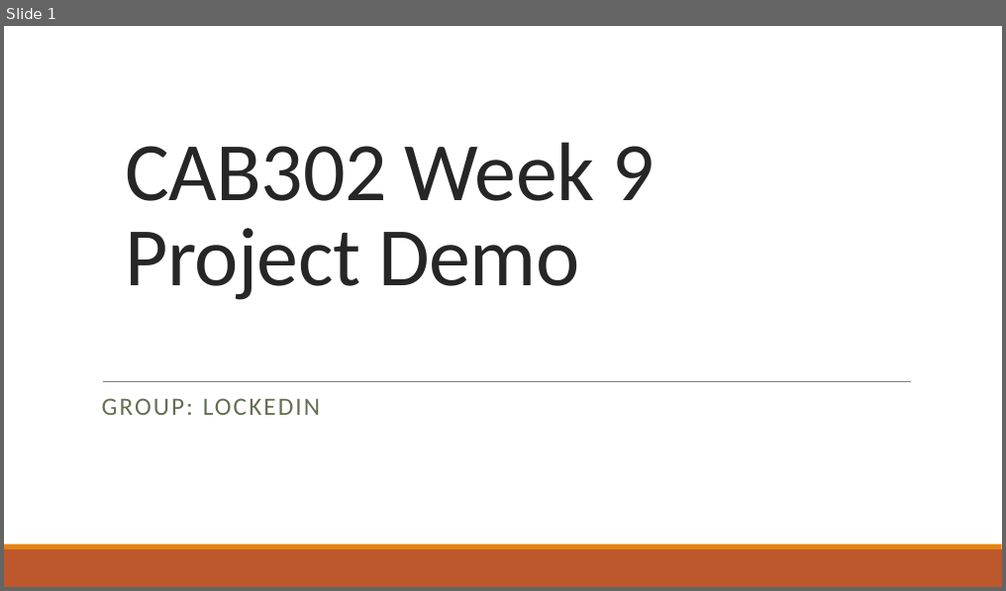
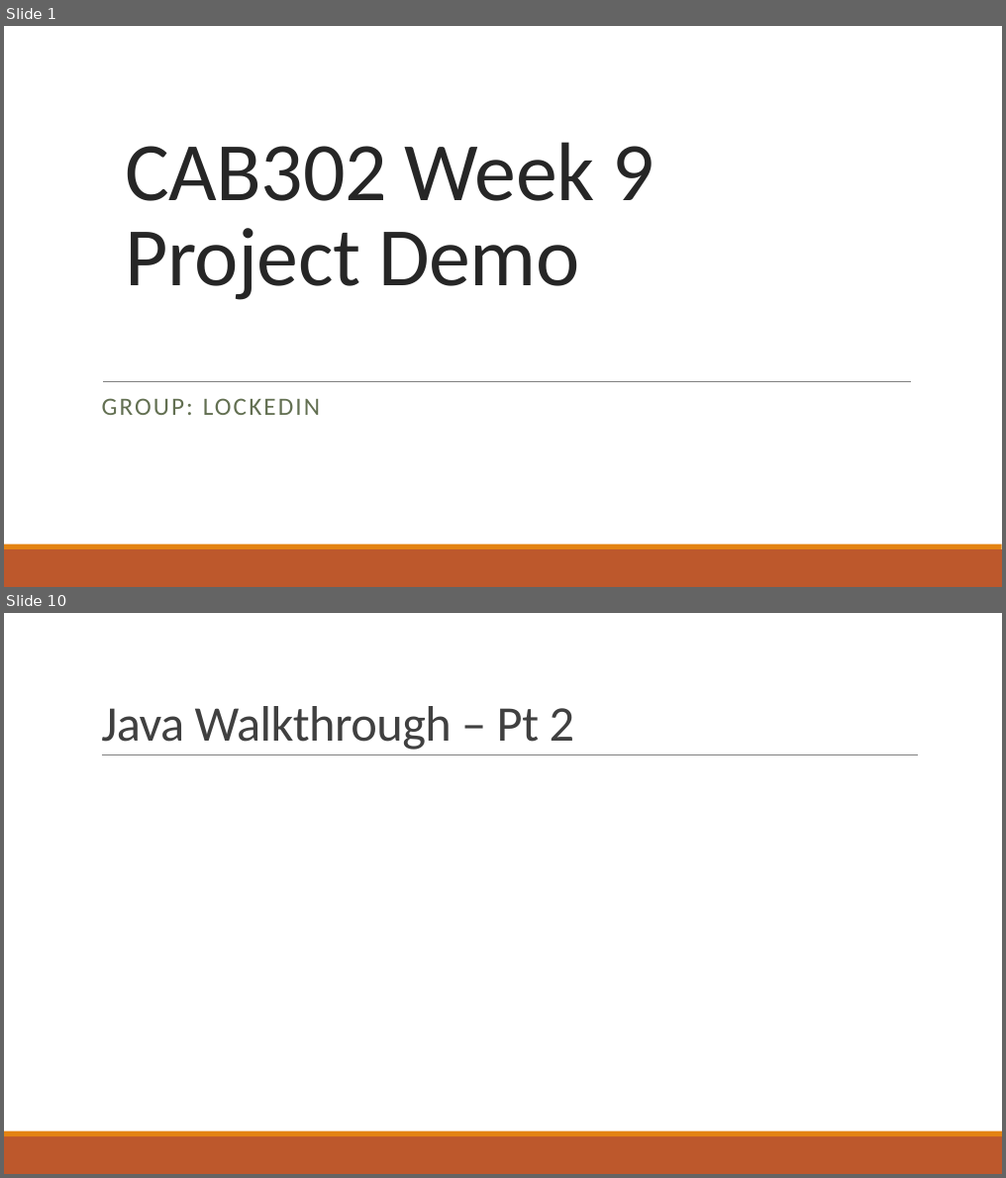
Before and after one commit to Kipkangaroo/CAB302_Project, a slide deck: Resources/Week 9 Video/Week 9 Video Presentation.pptx. Shown one above the other, each under a label of ours: slide 1 before the commit, slides 1 and 10 after it; the slides between them are not shown. The pictures are 1006x591 and 1006x1178 pixels, drawn with LibreOffice and Linux fonts; fonts in the diff are those of the drawing. Boxes give left, top, right and bottom in pixels: in the first picture for what was removed or moved away, otherwise in the second. Text is boxed around its words. In the diff, an @@ line names an element or a change of style, - is before the commit and + after.

```diff
--- a/Resources/Week 9 Video/Week 9 Video Presentation.pptx
+++ b/Resources/Week 9 Video/Week 9 Video Presentation.pptx
@@ slide 10 added at (x1=4, y1=613, x2=1002, y2=1174), background #FFFFFF; not listed: 2 template elements that a slide beside it also shows @@
@@ title added at (x1=101, y1=706, x2=574, y2=750), 48 pt, text #404040 @@
+Java Walkthrough – Pt 2
@@ line added from (102, 756) to (918, 756), #808080 0.5 pt @@
```
Also in this commit, not shown: 2 slides changed, 7 other slides added, 4 slides removed, 7 other files.
